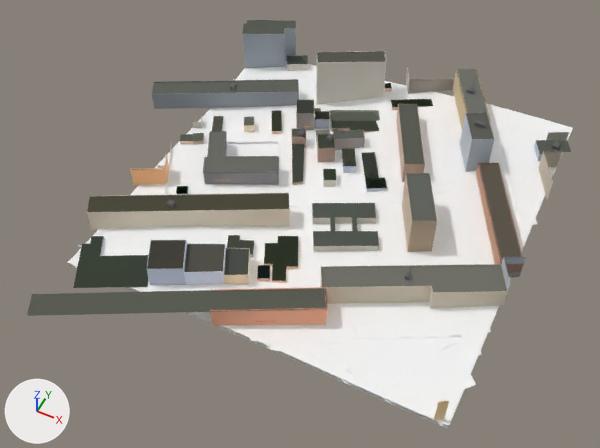
A saved change to the glTF model public/tiles/0/-7_-11.glb.
Camera for both pictures: a camera (50 mm lens) standing at (-1510.0, 2326.0, 518.0) and looking at (-1674.0, 2655.0, 107.0). Arrows for +X, +Y and +Z are at lower left; the lights stay in place. The picture after the commit comes second. Where no turn or scale is listed for an object, it has been applied to the vertices. Vertices at exactly the same position are counted once.

The older version as bpy lines, for what is in view:
```python
me_t0__7__11 = bpy.data.meshes.new('t0_-7_-11')
me_t0__7__11.from_pydata(...)  # 11891 vertices, 18595 faces; spans x -153.0..153.0, y -161.0..161.0, z -24.0..24.0
me_t0__7__11.materials.append(mat_terrain)
me_t0__7__11.materials.append(mat_mark_a)
me_t0__7__11.materials.append(mat_mark_c)
me_t0__7__11.materials.append(mat_asphalt)
me_t0__7__11.materials.append(mat_pavement)
me_t0__7__11.materials.append(mat_curb)
me_t0__7__11.materials.append(mat_sidewalk)
me_t0__7__11.materials.append(mat_crossing)
me_t0__7__11.materials.append(mat_grass)
me_t0__7__11.materials.append(mat_shop)
me_t0__7__11.materials.append(mat_neon)
me_t0__7__11.materials.append(mat_facade_modern)
me_t0__7__11.materials.append(mat_wall)
me_t0__7__11.materials.append(mat_roof)
me_t0__7__11.materials.append(mat_facade)
me_t0__7__11.materials.append(mat_facade_house)
me_t0__7__11.materials.append(mat_facade_tuff)
me_t0__7__11.materials.append(mat_fence)
ob_t0__7__11 = bpy.data.objects.new('t0_-7_-11', me_t0__7__11)
ob_t0__7__11.location = (-1683.7, 2669.1, 121.2)
```
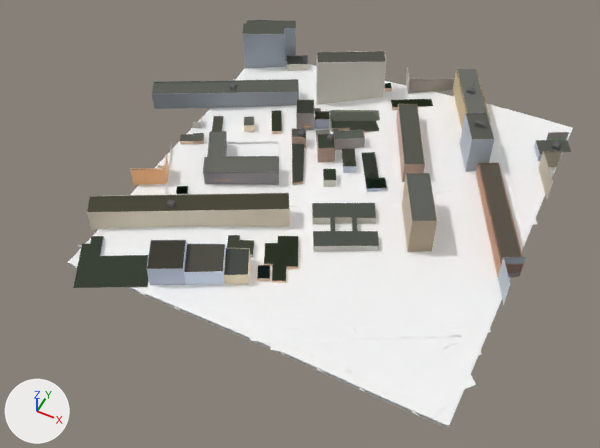
Where the newer file only moved an object's origin or applied its transform, the numbers keep the older frame.

Changed parts and their boxes (x1, y1, x2, y2) in the pictures (600 x 448 px):
't0_-7_-11', reshaped (7% narrower)
    before: (27, 20, 573, 428)
    after: (68, 20, 573, 428)
part 1 of me_t0__7__11, deleted
    before: (27, 268, 449, 420)
part 2 of me_t0__7__11, cut back
    before: (302, 164, 523, 418)
    after: (302, 257, 476, 418)

What changed in the scene script:
```text
Change me_t0__7__11:
    used by ob_t0__7__11; location = (-1683.7, 2669.1, 121.2)
    remove me_t0__7__11.from_pydata(...)  # 11891 vertices, 18595 faces; spans x -153.0..153.0, y -161.0..161.0, z -24.0..24.0
    add me_t0__7__11.from_pydata(...)  # 11693 vertices, 18378 faces; spans x -153.0..153.0, y -125.0..161.0, z -24.0..24.0
    me_t0__7__11 part 1: 12 loose pieces with 144 vertices, spanning x -101.0..144.0, y -161.0..-34.0, z -16.0..12.0, are deleted
    me_t0__7__11 part 2: 14 vertices moved within x 60.0..139.0, y -104.0..-50.0, z -15.0..-13.0; 69 vertices removed from x 43.0..150.0, y -67.0..0.0, z -16.0..2.0; 8 vertices added at x 79.0..123.0, y -69.0..0.0, z -14.0..-12.0
    other edits to the shape of me_t0__7__11 do not show in these pictures
```
